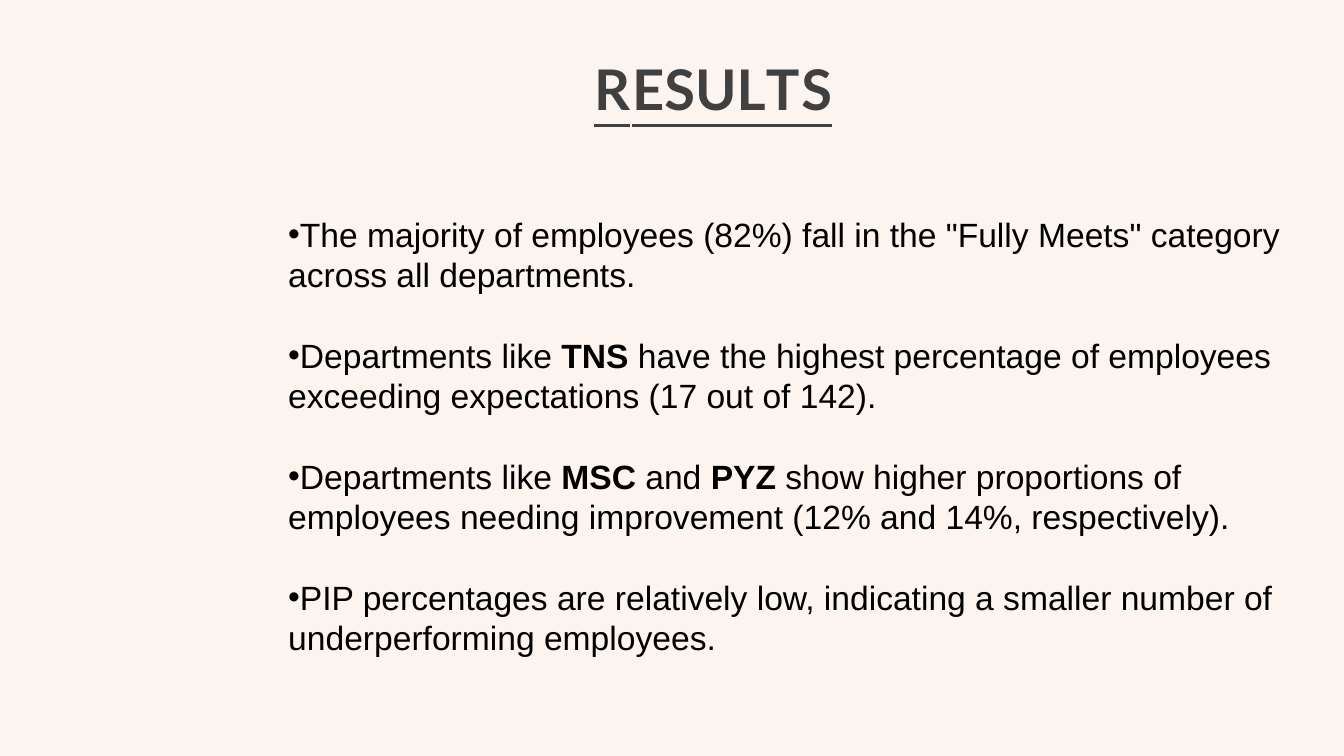
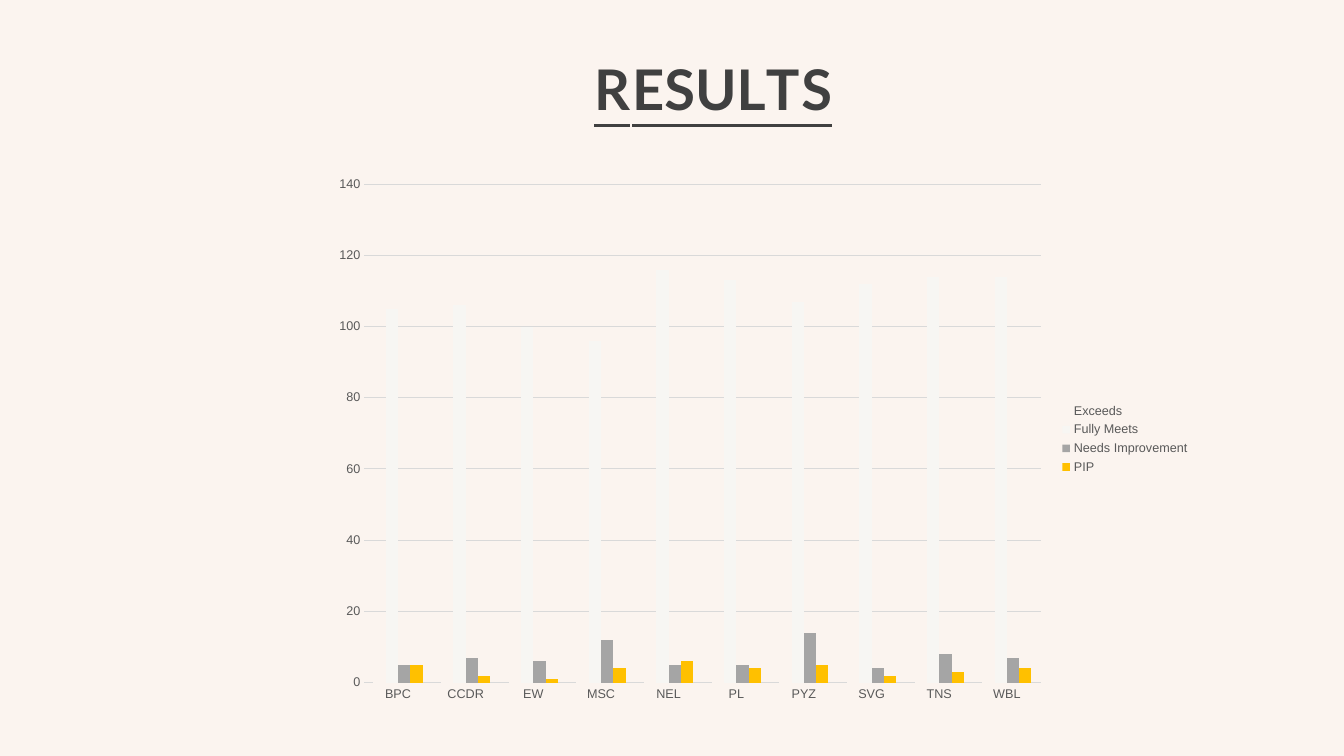
Before and after one commit to BaraniPrasad25/TNSDC-DATA-ANALYTICS1, a slide deck: slide 11 of Barani Prasad.pptx. Drawn at 1344x756 pixels with LibreOffice and Linux fonts; fonts in the diff are those of the drawing; background and template pictures are left out. Boxes give left, top, right and bottom in pixels: in the first picture for what was removed or moved away, otherwise in the second. Text is boxed around its words. In the diff, an @@ line names an element or a change of style, - is before the commit and + after.

```diff
--- a/Barani Prasad.pptx
+++ b/Barani Prasad.pptx
@@ column chart added at (322,166,1200,713) @@
+categories: BPC, CCDR, EW, MSC, NEL, PL, PYZ, SVG, TNS, WBL
+Exceeds: 13, 15, 12, 15, 12, 7, 13, 11, 17, 11
+Fully Meets: 105, 106, 100, 96, 116, 113, 107, 112, 114, 114
+Needs Improvement: 5, 7, 6, 12, 5, 5, 14, 4, 8, 7
+PIP: 5, 2, 1, 4, 6, 4, 5, 2, 3, 4
@@ text removed at (288,222,1280,657) @@
-• The majority of employees (82%) fall in the "Fully Meets" category across all departments.
-• Departments like TNS have the highest percentage of employees exceeding expectations (17 out of 142).
-• Departments like MSC and PYZ show higher proportions of employees needing improvement (12% and 14%, respectively).
-• PIP percentages are relatively low, indicating a smaller number of underperforming employees.
```
